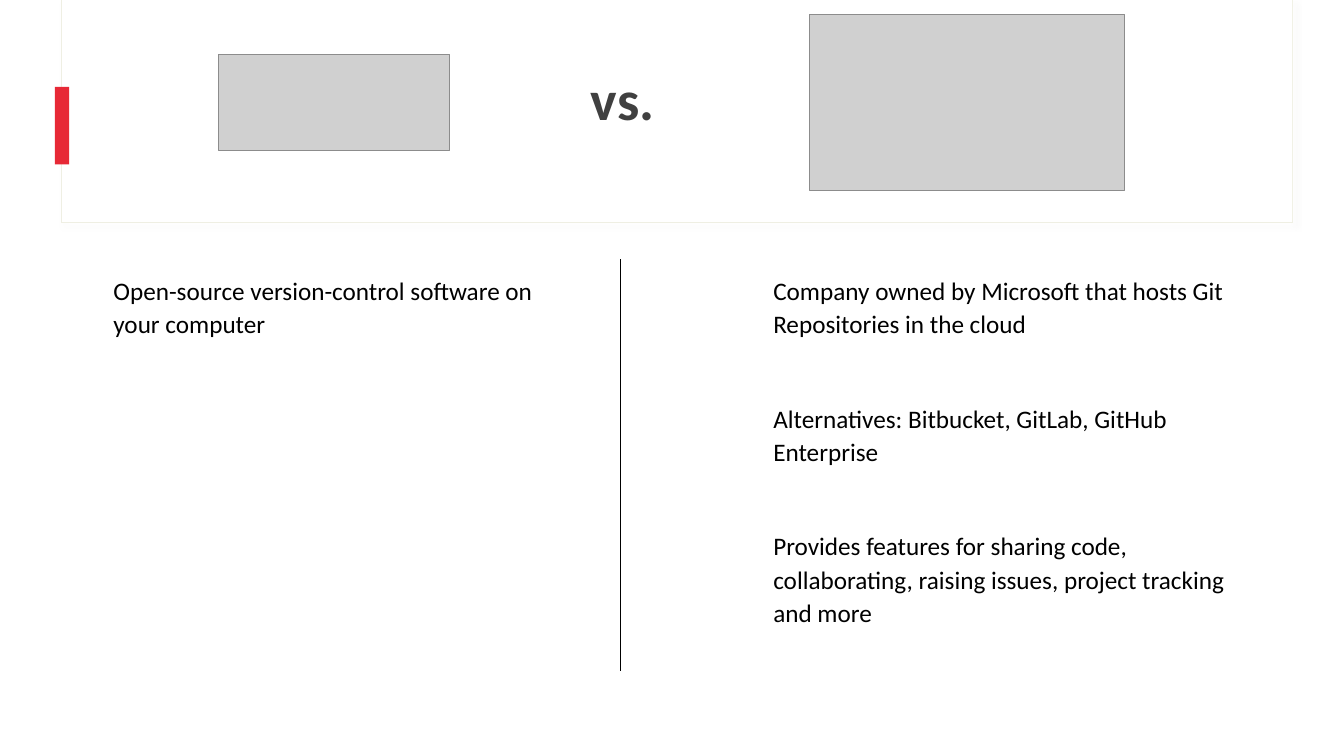
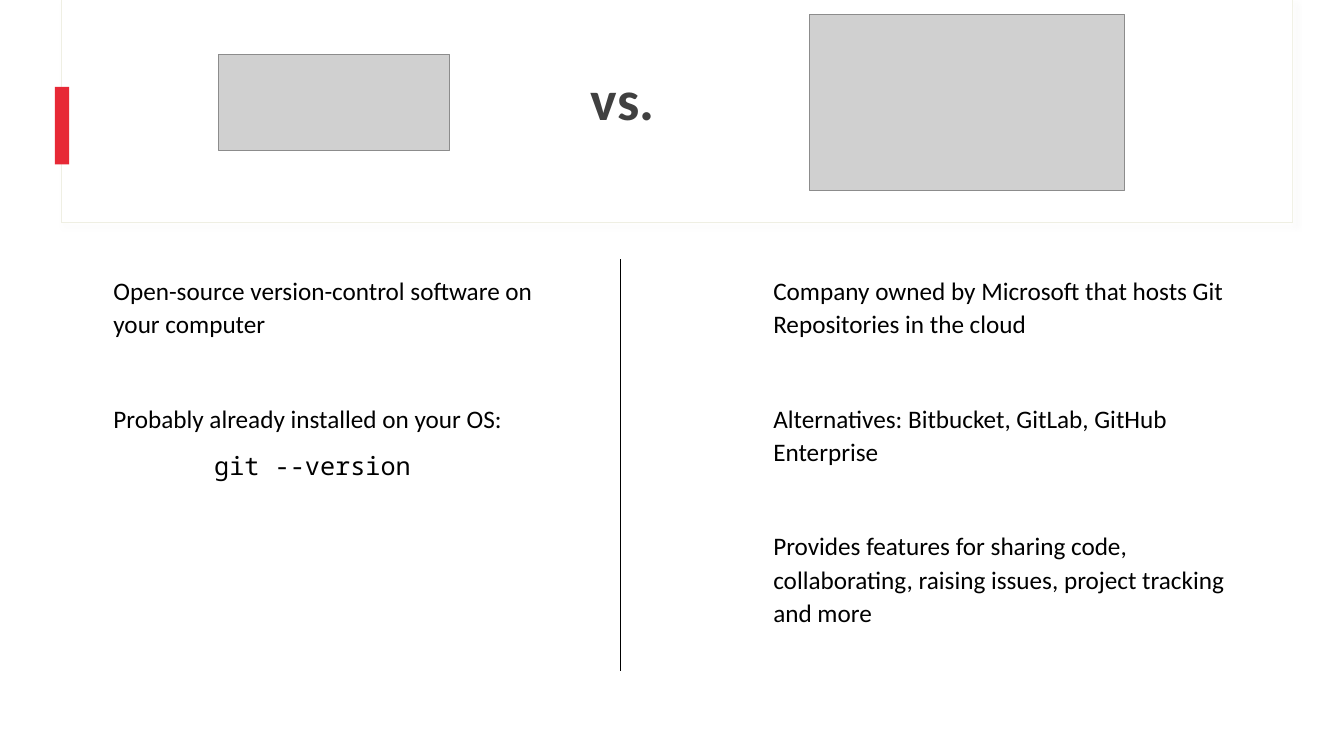
Before and after one commit to ncsu-geoforall-lab/GIS714-assignments, a slide deck: slide 4 of Intro_To_Git/Slides/Introduction_to_Git_and_GitHub.pptx. Drawn at 1344x756 pixels with LibreOffice and Linux fonts; fonts in the diff are those of the drawing; grey boxes stand for pictures. Boxes give left, top, right and bottom in pixels: in the first picture for what was removed or moved away, otherwise in the second. Text is boxed around its words. In the diff, an @@ line names an element or a change of style, - is before the commit and + after.

```diff
--- a/Intro_To_Git/Slides/Introduction_to_Git_and_GitHub.pptx
+++ b/Intro_To_Git/Slides/Introduction_to_Git_and_GitHub.pptx
@@ text at <box>113,410,502,481</box>: paragraphs added @@
+Probably already installed on your OS:
+git --version
```
Also in this commit, not shown: 4 other slides changed, 1 slide added, 2 other files.
